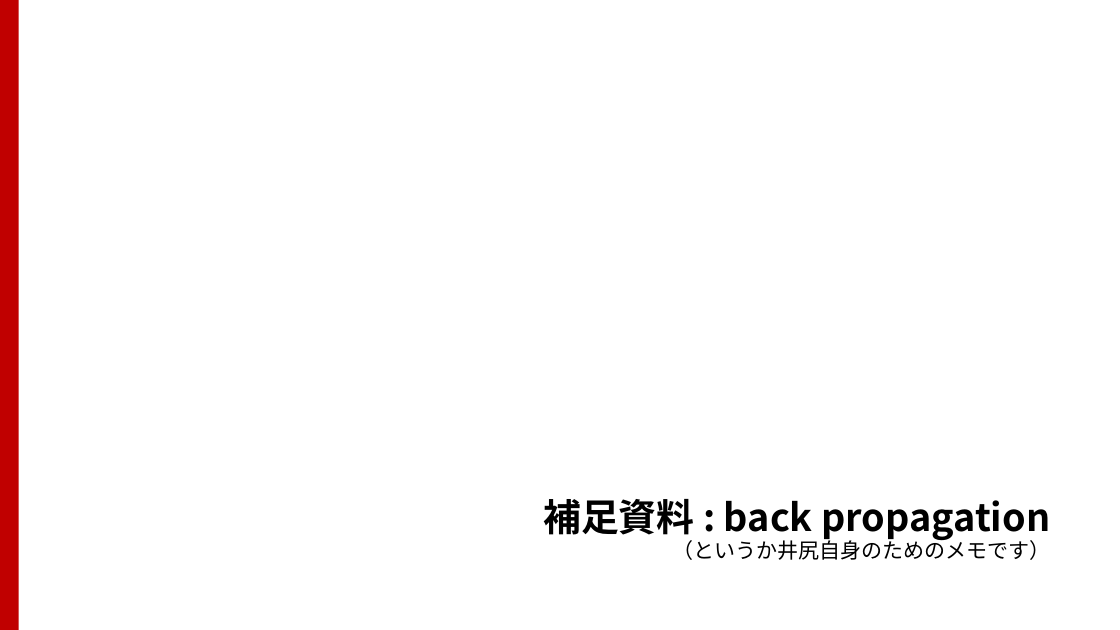
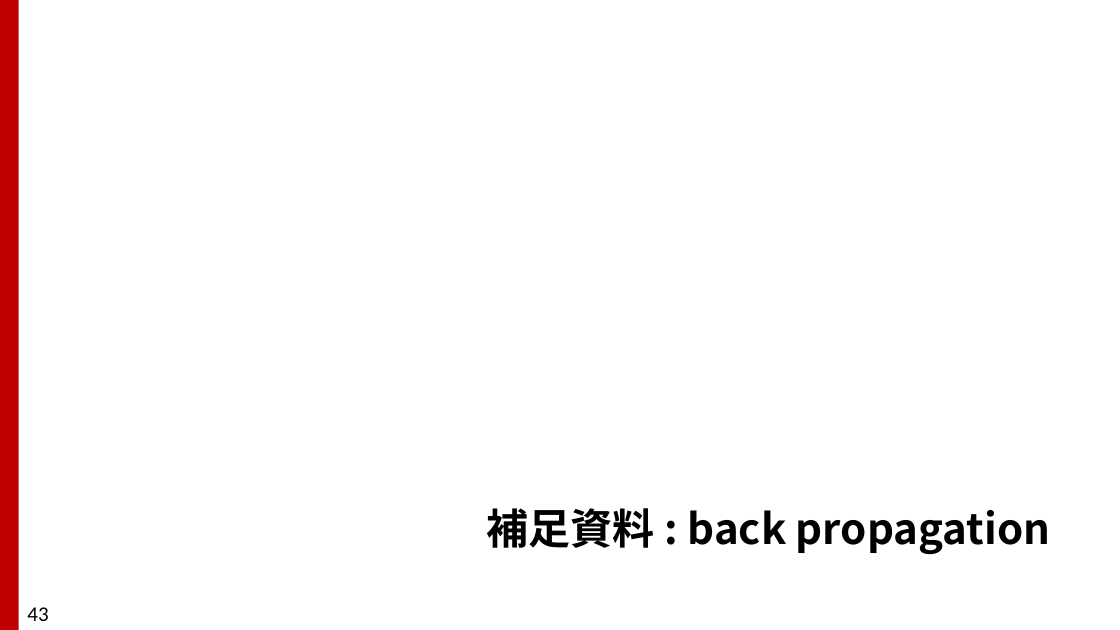
Before and after one commit to TakashiIjiri/TakashiIjiri.github.io, a slide deck: slide 43 of classes/dm2017/DigitalMedia2_11.pptx. Drawn at 1120x630 pixels with LibreOffice and Linux fonts; fonts in the diff are those of the drawing. Boxes give left, top, right and bottom in pixels: in the first picture for what was removed or moved away, otherwise in the second. Text is boxed around its words. In the diff, an @@ line names an element or a change of style, - is before the commit and + after.

```diff
--- a/classes/dm2017/DigitalMedia2_11.pptx
+++ b/classes/dm2017/DigitalMedia2_11.pptx
@@ title at box(487, 508, 1050, 555): text changed; size 32.4 to 36 pt @@
-補足資料 : back propagation
-（というか井尻自身のためのメモです）
+補足資料 : back propagation
@@ page number added at box(27, 607, 48, 621), 18 pt, text #000000 @@
+43
```
Also in this commit, not shown: 47 other slides changed, 3 other files.
